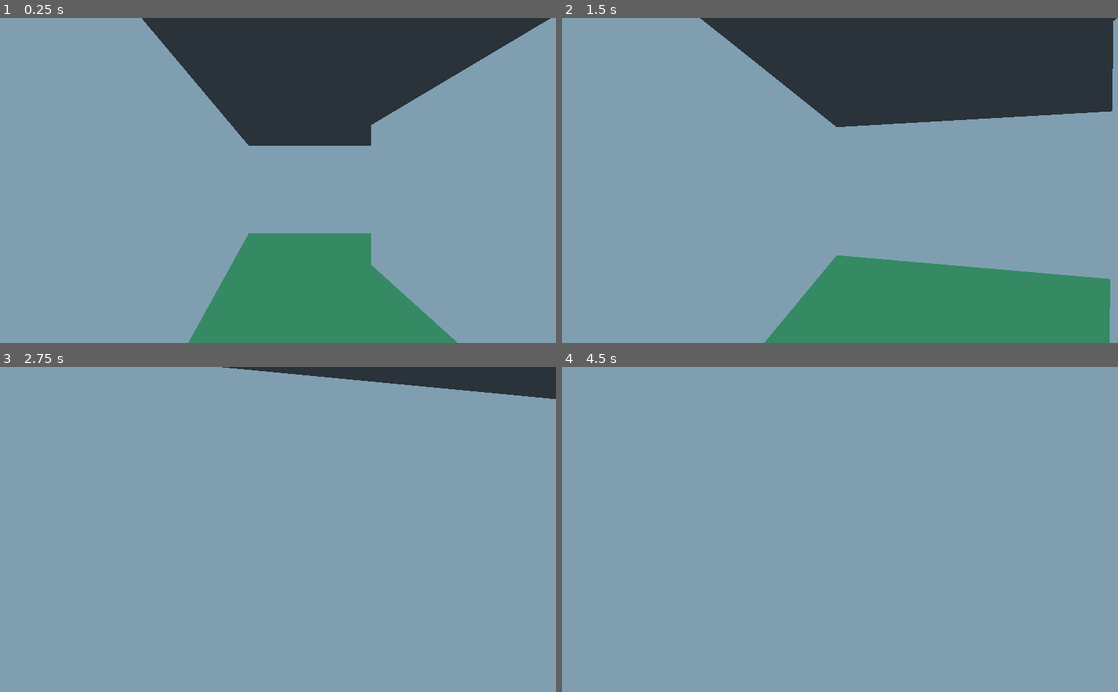
Above: before the commit, frames 1-4 (two rows, left to right).
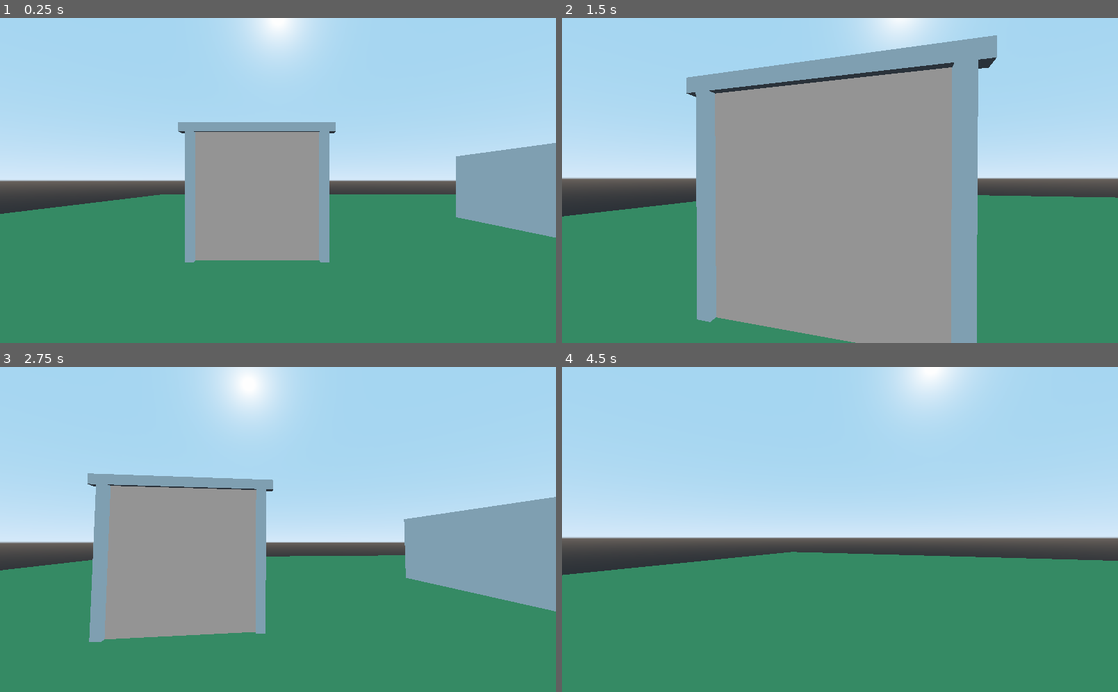
Above: after the commit, the same moments.

Repository: DeleteSystem32/godot-portal-example
Game: Godot game, scene res://main_level.tscn
The game is run twice, just before and just after one commit, with the same random seed, the same clock (stepped at 60 frames per second) and the same inputs.
Inputs (mouse positions are in pixels of both pictures, inside the frame that each line leads up to):
- Up to frame 1 (0.25 s): no input
- Up to frame 2 (1.5 s): tap Enter at 0.5 s; move the mouse to (867, 180) at 0.52 s; hold W (move_forward) from 0.53 s (still down); move the mouse to (812, 180) at 1.27 s
- Up to frame 3 (2.75 s): keep holding W (move_forward); move the mouse to (289, 523) at 2.02 s
- Up to frame 4 (4.5 s): keep holding W (move_forward); move the mouse to (834, 536) at 2.77 s; move the mouse to (878, 532) at 3.52 s; move the mouse to (795, 526) at 4.27 s

The runs differ from the first frame. In frame 1, 84% of the frame differs, in the area x 0-100%, y 0-100%; in frame 2, 89%; in frame 3, 90%; in frame 4, 100%.

Commit message:
add rudimentary recursion (rotations are wrong)

Diff:
--- a/main_level.tscn
+++ b/main_level.tscn
@@ -44,7 +44,7 @@
 [node name="player" parent="." groups=[
 "players",
 ] instance=ExtResource( 2 )]
-transform = Transform( 1, 0, 0, 0, 1, 0, 0, 0, 1, 0, 0, 1.97846 )
+transform = Transform( 1, 0, 0, 0, 1, 0, 0, 0, 1, -9.976, 0, 5.23898 )
 
 [node name="building_interior" parent="." instance=ExtResource( 3 )]
 transform = Transform( 1, 0, 0, 0, 1, 0, 0, 0, 1, -76.2976, 0, 22.371 )
@@ -65,6 +65,7 @@
 
 [node name="portal" parent="portal_gate" instance=ExtResource( 6 )]
 portal_exit_path = NodePath("../../portal_exit")
+max_recursion = 3
 
 [node name="MeshInstance" type="MeshInstance" parent="portal_gate"]
 editor/display_folded = true
--- a/portal.gd
+++ b/portal.gd
@@ -4,27 +4,32 @@
 export(int) var max_recursion = 1
 var portal_exit
 
-onready var portal_meshes = $portal_meshes.get_children()
+var portal_meshes = []
 
 func _ready():
 	portal_exit = get_node(portal_exit_path)
-	for i in range(max_recursion):
+	var meshes = $portal_meshes.get_children()
+	for i in range(min(max_recursion, meshes.size()-1)):
+		portal_meshes.append(meshes[i])
+		portal_meshes[i].material_override = portal_meshes[i].material_override.duplicate()
 		portal_meshes[i].material_override.set_shader_param("viewport_texture", portal_exit.get_viewport_texture(i))
 
 func _on_portal_activation_body_entered(body):
 	body.connect("moved", self, "_on_player_moved")
 	show()
-#	print("body entered")
 
 func _on_portal_activation_body_exited(body):
 	body.disconnect("moved", self, "_on_player_moved")
 	hide()
-#	print("body left")
 
 func _on_player_moved(player):
-	portal_exit.set_camera_position(to_local(player.camera.global_transform.origin))
-	var localised_rot = player.camera.global_transform.basis.orthonormalized().get_euler() - global_transform.basis.orthonormalized().get_euler()
-	portal_exit.set_camera_rotation(localised_rot)
+	var previous_camera_location = player.camera.global_transform.origin
+	var previous_camera_basis = player.camera.global_transform.basis
+	var own_rot = global_transform.basis.orthonormalized().get_euler()
+	for i in range(max_recursion):
+		previous_camera_location = portal_exit.set_camera_position(to_local(previous_camera_location), i)
+		var localised_rot = previous_camera_basis.orthonormalized().get_euler() - own_rot
+		previous_camera_basis = portal_exit.set_camera_rotation(localised_rot)
 
 func _on_portal_entry_body_entered(body):
 	if body.get_movement_direction().dot(global_transform.basis.z) < 0:
--- a/portal_exit.gd
+++ b/portal_exit.gd
@@ -1,15 +1,23 @@
 extends Spatial
 
+var viewports = []
+var cameras = []
+
+func _ready():
+	viewports = get_children()
+	for vp in viewports:
+		vp.size = get_viewport().size
+		cameras.append(vp.get_node("Camera"))
 
 func get_viewport_texture(recursion_level = 0):
-	$Viewport.size = get_viewport().size
-	return $Viewport.get_texture()
+#	$Viewport.size = get_viewport().size
+	return viewports[recursion_level].get_texture()
 
-func set_camera_position(relative_pos):
-	$Viewport/Camera.global_transform.origin = to_global(relative_pos)
-	return $Viewport/Camera.global_transform.origin
+func set_camera_position(relative_pos, recursion_level = 0):
+	cameras[recursion_level].global_transform.origin = to_global(relative_pos)
+	return cameras[recursion_level].global_transform.origin
 
-func set_camera_rotation(source_rot):
+func set_camera_rotation(source_rot, recursion_level = 0):
 	var target_rot = global_transform.basis.orthonormalized().get_euler() + source_rot
-	$Viewport/Camera.global_transform.basis = Basis(target_rot)
-	return $Viewport/Camera.global_transform.basis
+	cameras[recursion_level].global_transform.basis = Basis(target_rot)
+	return cameras[recursion_level].global_transform.basis
--- a/portal_exit.tscn
+++ b/portal_exit.tscn
@@ -5,10 +5,26 @@
 [node name="portal_exit" type="Spatial"]
 script = ExtResource( 1 )
 
-[node name="Viewport" type="Viewport" parent="."]
+[node name="Viewport_lv0" type="Viewport" parent="."]
 keep_3d_linear = true
 shadow_atlas_size = 2048
 
-[node name="Camera" type="Camera" parent="Viewport"]
+[node name="Camera" type="Camera" parent="Viewport_lv0"]
 cull_mask = 5
 current = true
+
+[node name="Viewport_lv1" type="Viewport" parent="."]
+keep_3d_linear = true
+shadow_atlas_size = 2048
+
+[node name="Camera" type="Camera" parent="Viewport_lv1"]
+cull_mask = 9
+current = true
+
+[node name="Viewport_lv2" type="Viewport" parent="."]
+keep_3d_linear = true
+shadow_atlas_size = 2048
+
+[node name="Camera" type="Camera" parent="Viewport_lv2"]
+cull_mask = 17
+current = true
